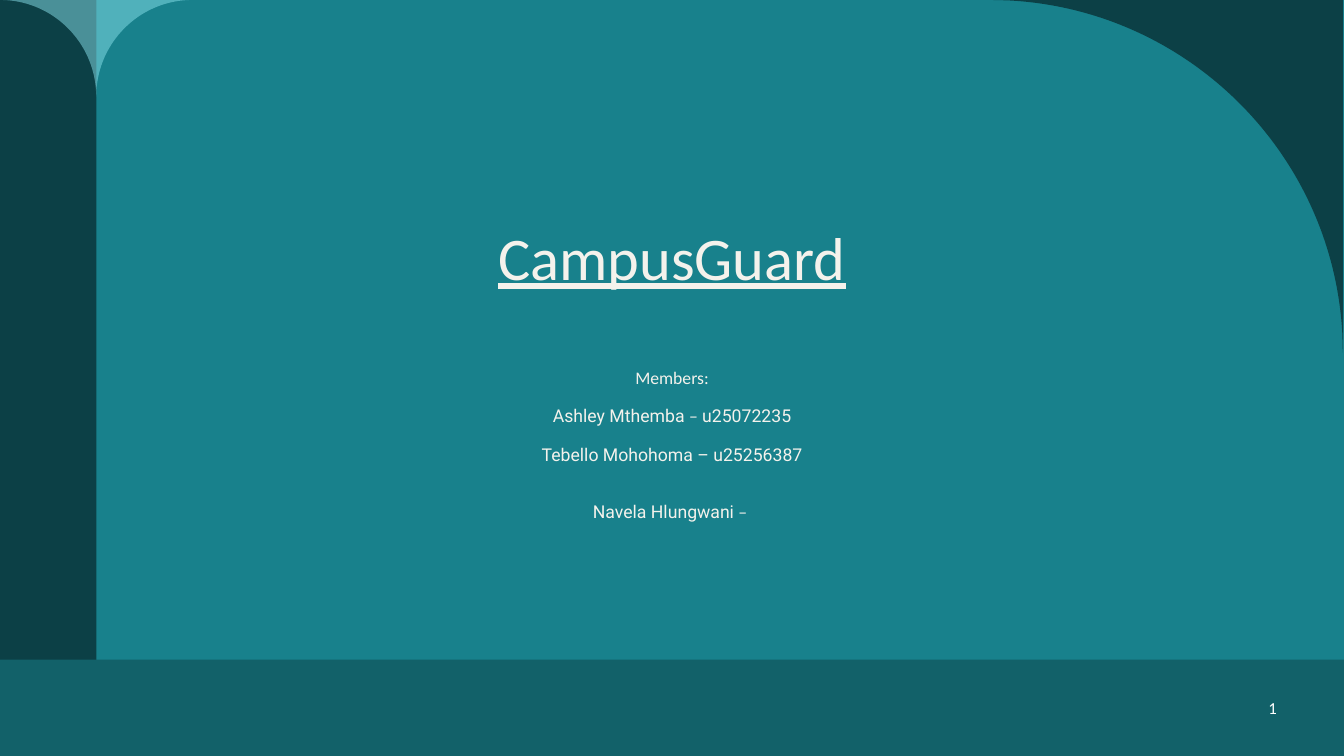
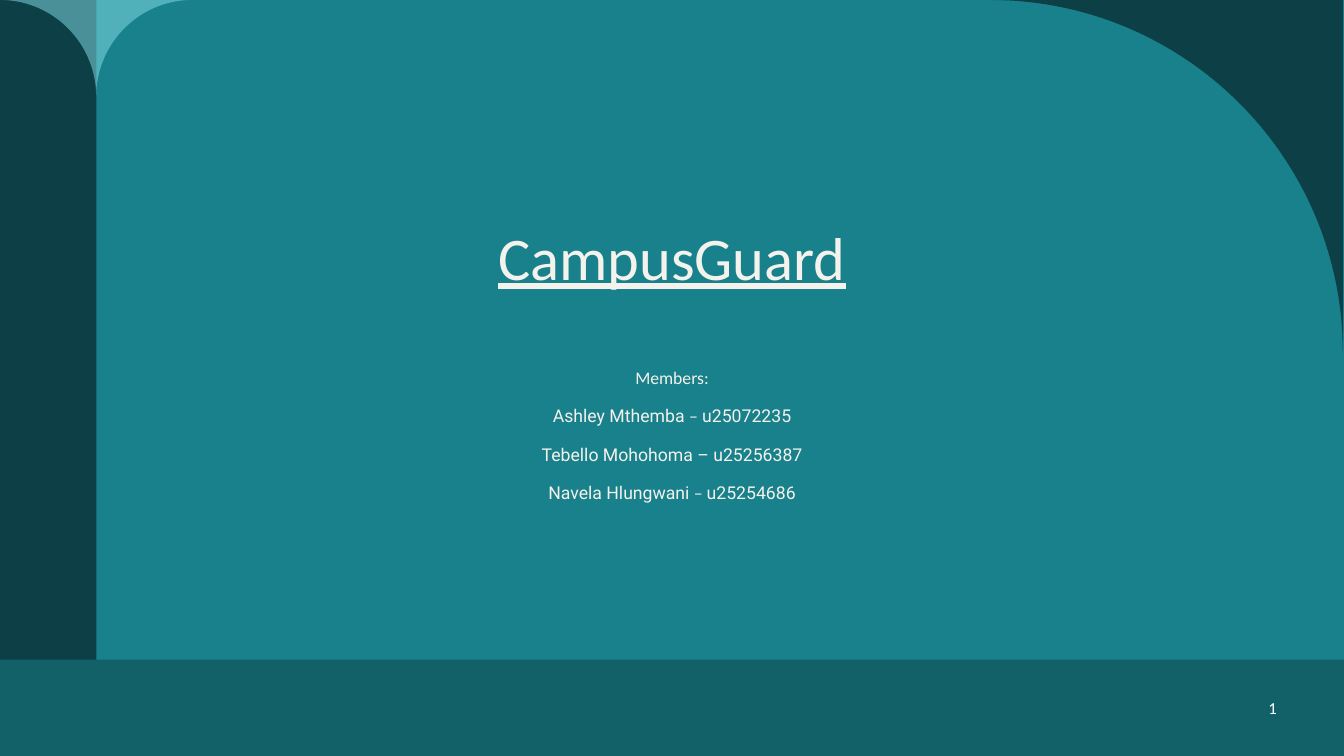
Before and after one commit to Mat6577/COS214_Practical5, a slide deck: slide 1 of docs/Practical_5_Final.pptx. Drawn at 1344x756 pixels with LibreOffice and Linux fonts; fonts in the diff are those of the drawing. Boxes give left, top, right and bottom in pixels: in the first picture for what was removed or moved away, otherwise in the second. Text is boxed around its words. In the diff, an @@ line names an element or a change of style, - is before the commit and + after.

Commit message:
added Navela's student number to doc

```diff
--- a/docs/Practical_5_Final.pptx
+++ b/docs/Practical_5_Final.pptx
@@ title at (x1=498, y1=238, x2=845, y2=503): text changed @@
-CampusGuard
-Members:
-Ashley Mthemba – u25072235
-Tebello Mohohoma – u25256387
-Navela Hlungwani –
+CampusGuard
+Members:
+Ashley Mthemba – u25072235
+Tebello Mohohoma – u25256387
+Navela Hlungwani – u25254686
```
